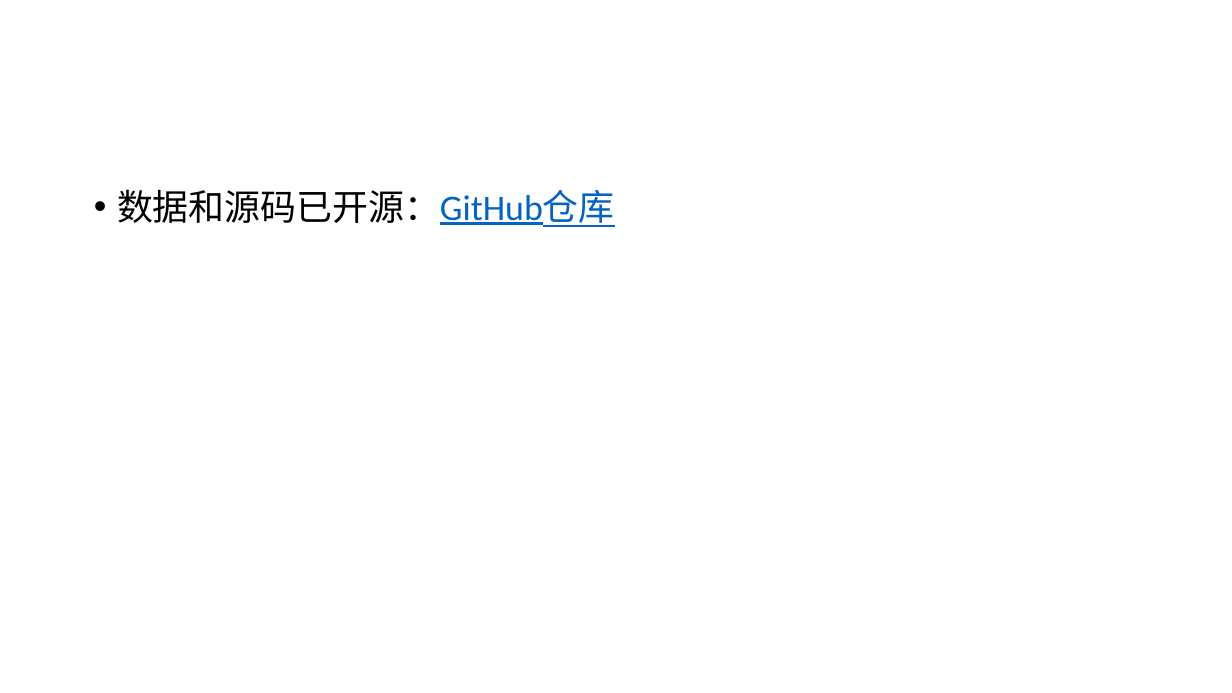
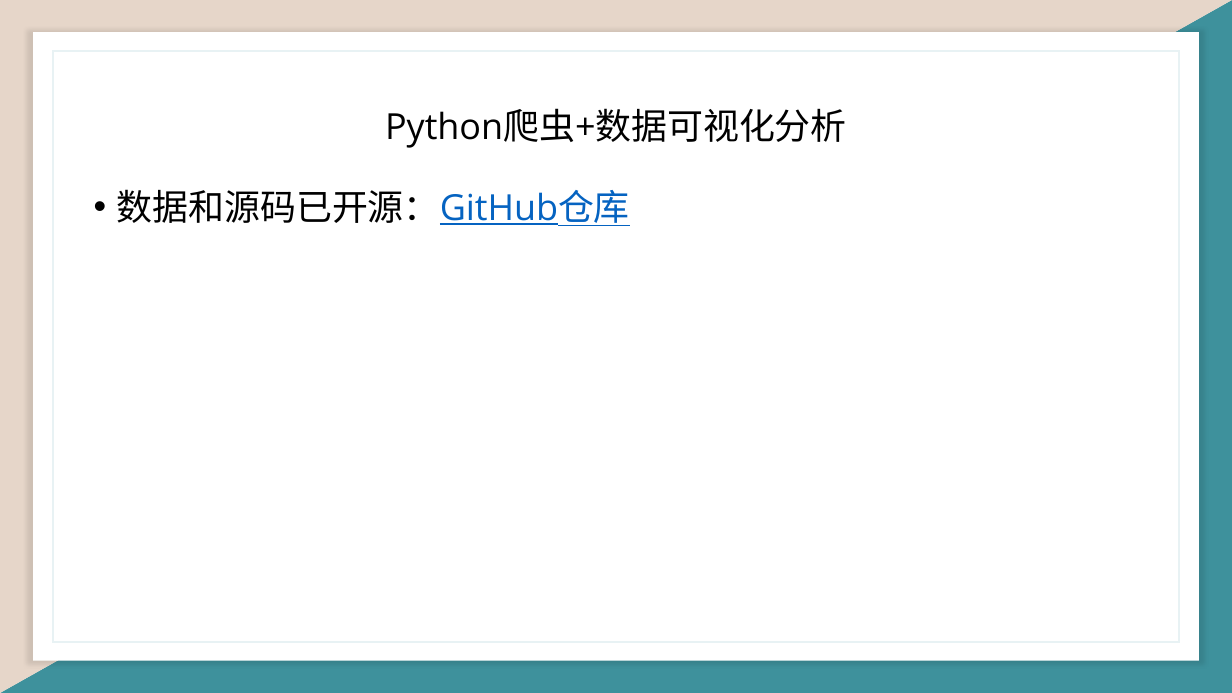
Before and after one commit to jlucs-2119-qiyeshixun/homework-python-data-visualization, a slide deck: slide 5 of 企业实训答辩.pptx (slide 3 before the commit). Drawn at 1232x693 pixels with LibreOffice and Linux fonts; fonts in the diff are those of the drawing. Boxes give left, top, right and bottom in pixels: in the first picture for what was removed or moved away, otherwise in the second. Text is boxed around its words. In the diff, an @@ line names an element or a change of style, - is before the commit and + after.

```diff
--- a/企业实训答辩.pptx
+++ b/企业实训答辩.pptx
@@ rectangle added at (0, 0, 1232, 693), fill #FBFBFB @@
@@ triangle added at (0, 0, 1232, 693), fill #3E919C @@
@@ triangle added at (0, 0, 1232, 693), fill #E6D6C9 @@
@@ rectangle added at (33, 32, 1199, 661), fill #FFFFFF @@
@@ rectangle added at (53, 51, 1179, 641), fill #FFFFFF, outline #E8F2F4 1.5 pt @@
@@ text added at (385, 108, 847, 148), 28 pt, text #000000 @@
+Python爬虫+数据可视化分析
@@ text "数据和源码已开源：GitHub仓库" at (117, 189, 630, 226): font Calibri to Open Sans @@
```
Also in this commit, not shown: 7 other slides changed, 17 slides added, 3 slides removed, 35 other files.
